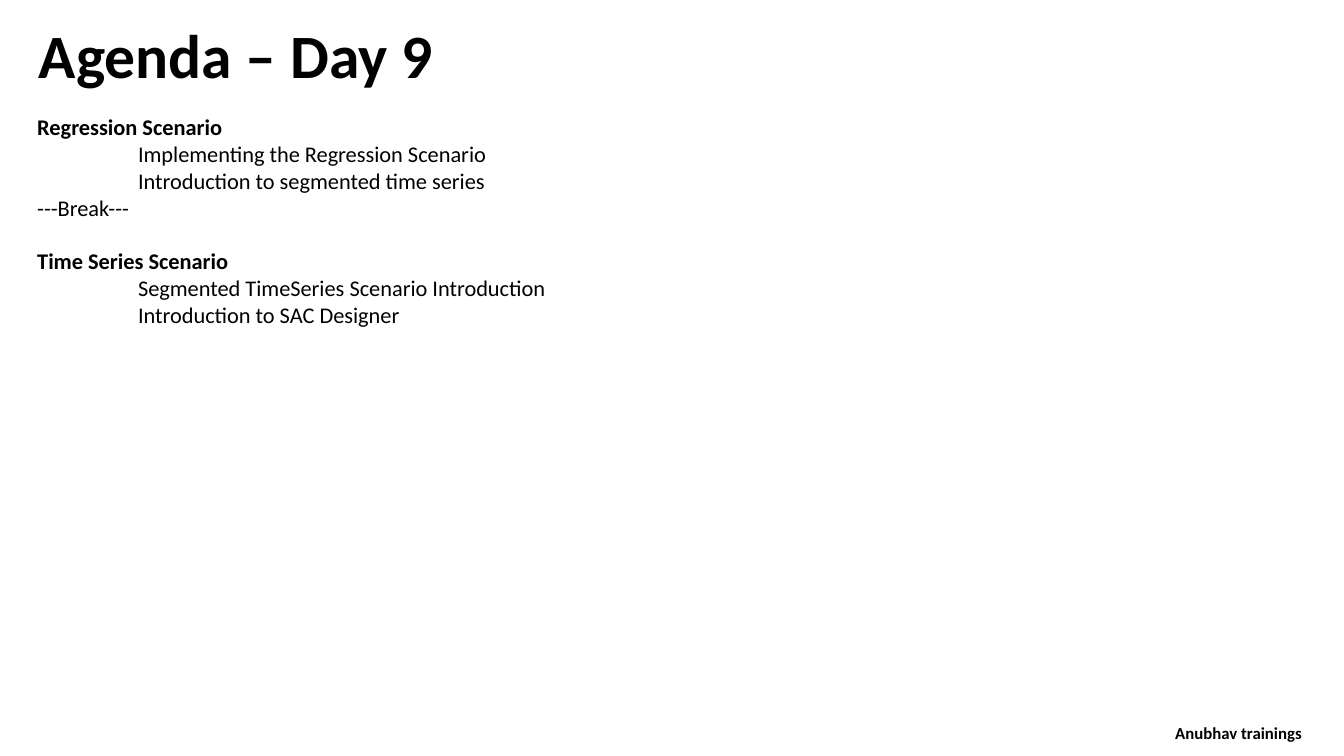
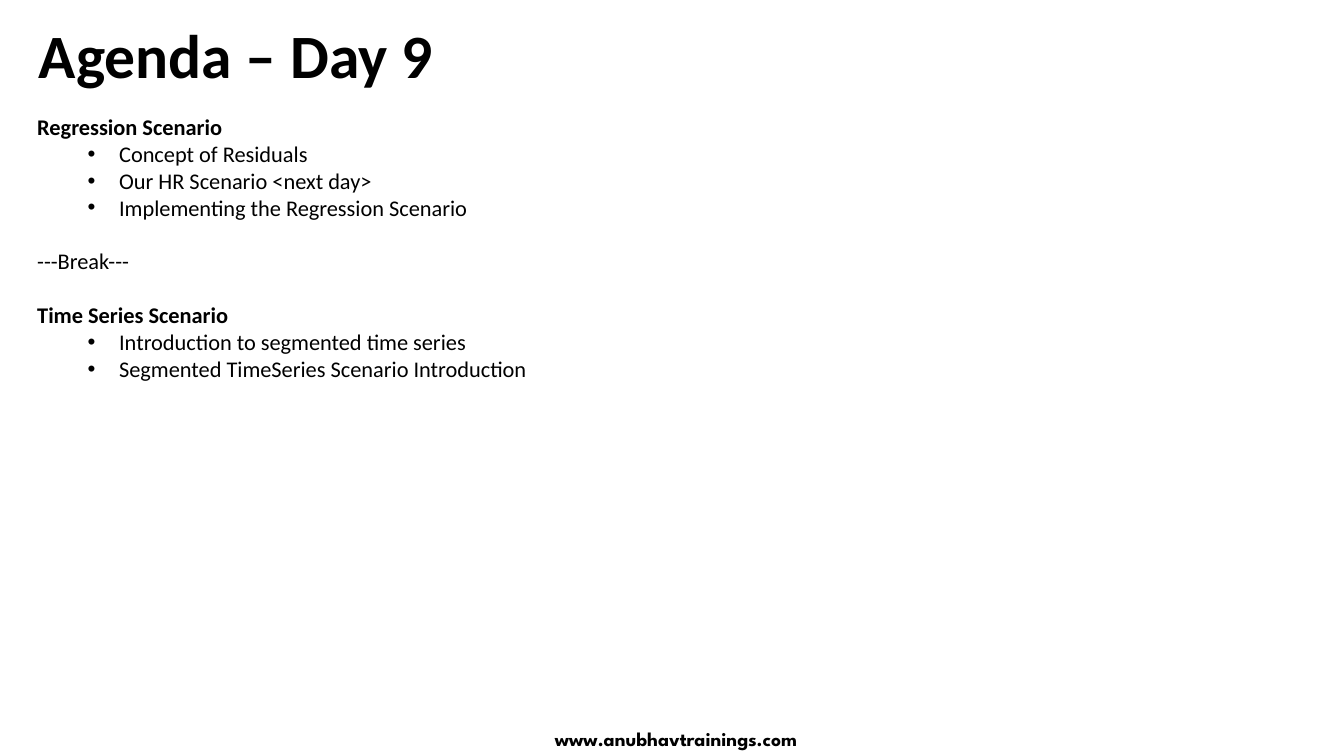
Before and after one commit to soyuztechnologies/SAC_SaamaTechnologies, a slide deck: slide 2 of day 9/SAC_Training Day 9.pptx. Drawn at 1344x756 pixels with LibreOffice and Linux fonts; fonts in the diff are those of the drawing. Boxes give left, top, right and bottom in pixels: in the first picture for what was removed or moved away, otherwise in the second. Text is boxed around its words. In the diff, an @@ line names an element or a change of style, - is before the commit and + after.

```diff
--- a/day 9/SAC_Training Day 9.pptx
+++ b/day 9/SAC_Training Day 9.pptx
@@ text at (119,146,371,193): paragraphs added @@
+  • Concept of Residuals
+  • Our HR Scenario <next day>
@@ text at (138,173,485,193): paragraph removed @@
-Introduction to segmented time series
@@ text at (119,200,527,381): bullet none to •; list level 1 to 2 in "Implementing the Regression Scenario"; list level 3 to 2 in "Segmented TimeSeries Scenario Introduction" @@
@@ text at (138,307,400,327): paragraph removed @@
-    Introduction to SAC Designer
@@ text at (119,334,466,354): paragraph added @@
+  • Introduction to segmented time series
@@ text added at (555,732,797,751), 14 pt, text #000000, bold @@
+www.anubhavtrainings.com
@@ text removed at (1175,727,1302,742) @@
-Anubhav trainings
```
Also in this commit, not shown: 5 other slides changed, 3 slides added, 4 other files.
